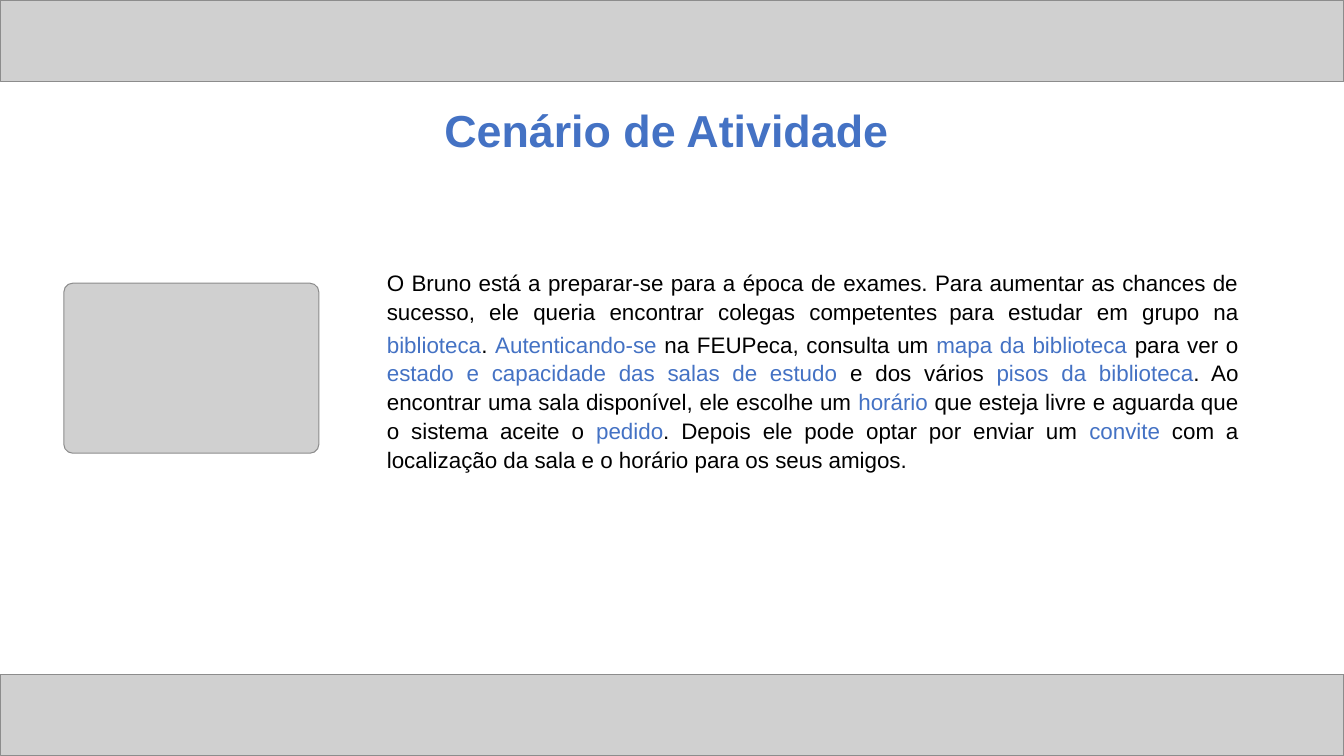
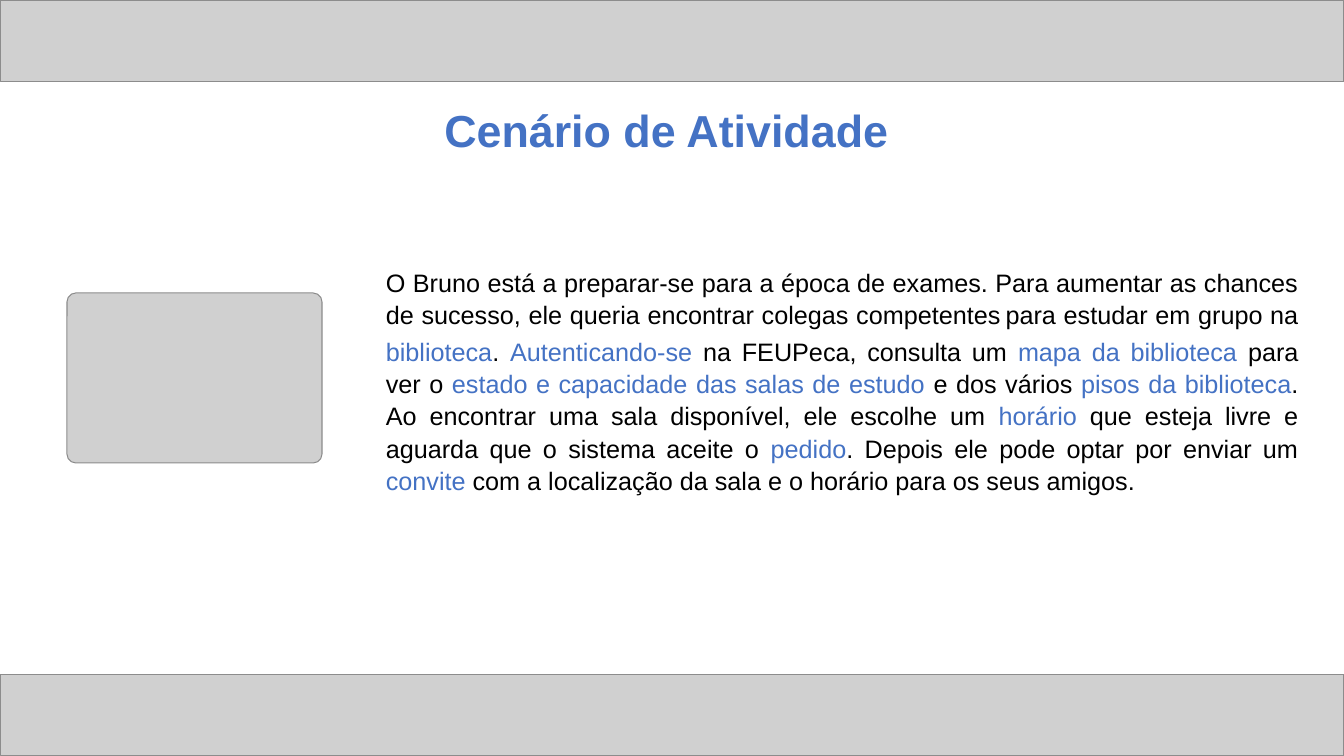
Before and after one commit to ICWeiner/FEUP-IPC, a slide deck: slide 6 of phase1/ipc.pptx. Drawn at 1344x756 pixels with LibreOffice and Linux fonts; fonts in the diff are those of the drawing; grey boxes stand for pictures. Boxes give left, top, right and bottom in pixels: in the first picture for what was removed or moved away, otherwise in the second. Text is boxed around its words. In the diff, an @@ line names an element or a change of style, - is before the commit and + after.

Commit message:
IPC

```diff
--- a/phase1/ipc.pptx
+++ b/phase1/ipc.pptx
@@ text "O Bruno está a preparar-se ..." at bbox=[386, 273, 1299, 496]: size 16 to 18 pt @@
@@ picture: place and size @@
-picture at bbox=[64, 283, 319, 454]
+picture at bbox=[68, 293, 323, 464]
```
Also in this commit, not shown: 5 other slides changed.
